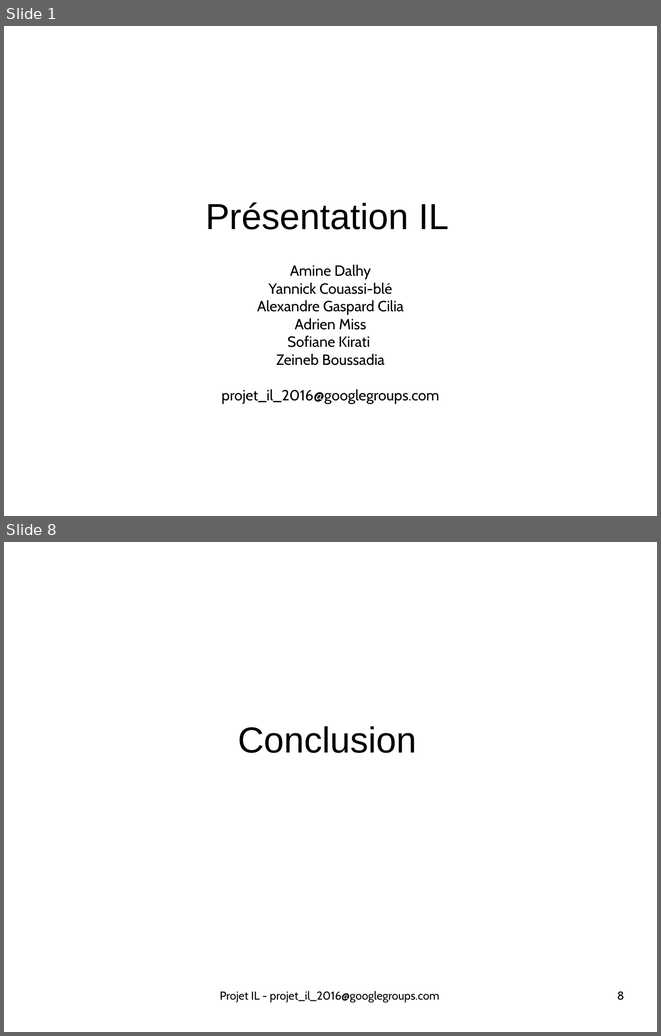
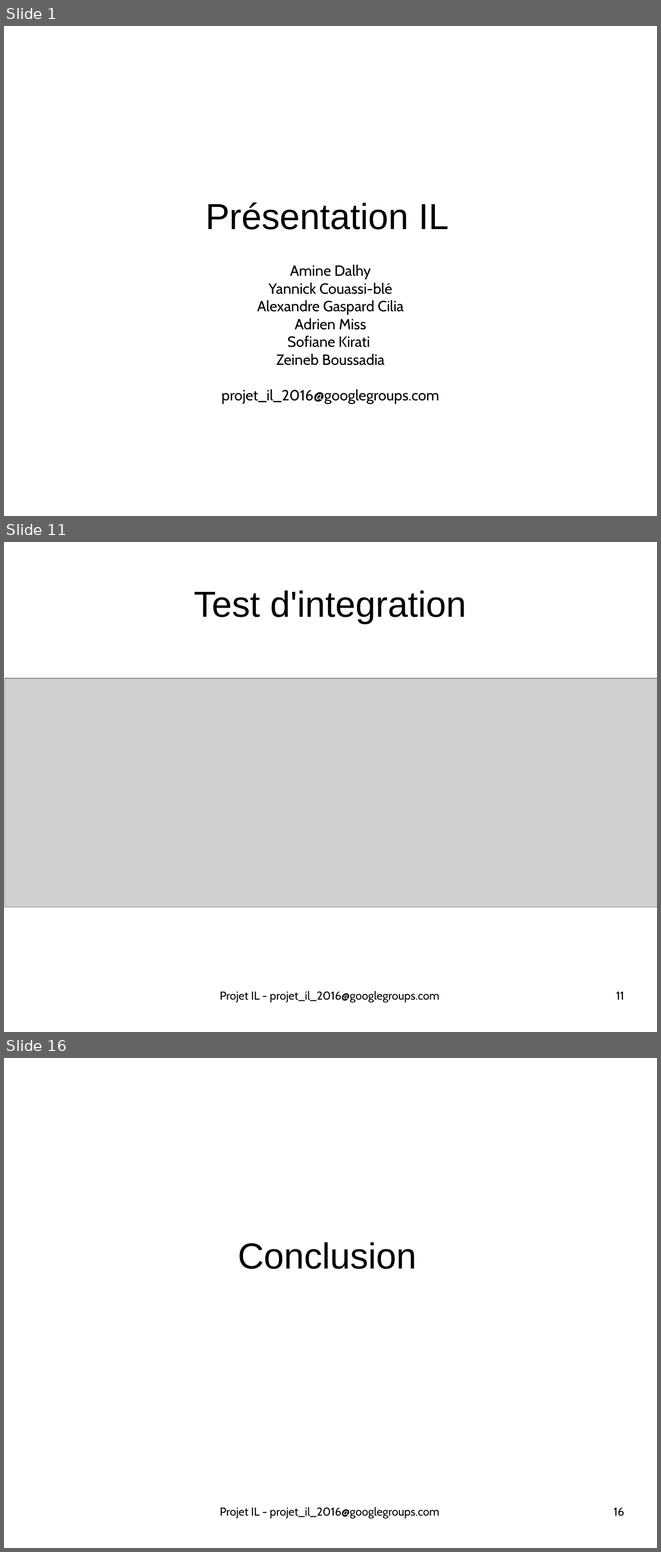
Before and after one commit to ScreachFr/ecours_DMCSBG, a slide deck: presentation_conception.odp. Shown one above the other, each under a label of ours: slides 1 and 8 before the commit, slides 1, 11 and 16 after it; the slides between them are not shown. The pictures are 661x1036 and 661x1552 pixels, drawn with LibreOffice and Linux fonts; fonts in the diff are those of the drawing; grey boxes stand for pictures. Boxes give left, top, right and bottom in pixels: in the first picture for what was removed or moved away, otherwise in the second. Text is boxed around its words. In the diff, an @@ line names an element or a change of style, - is before the commit and + after.

```diff
--- a/presentation_conception.odp
+++ b/presentation_conception.odp
@@ slide 11 added at box(4, 542, 657, 1032), background #FFFFFF @@
@@ title added at box(194, 590, 467, 623), 44 pt, text #000000 @@
+Test d'integration
@@ picture added at box(5, 678, 657, 907) @@
@@ text added at box(220, 990, 439, 1003), 14 pt, text #000000 @@
+Projet IL - projet_il_2016@googlegroups.com
@@ page number added at box(616, 991, 624, 999), 14 pt, text #000000 @@
+11
@@ what was slide 8 is now slide 16 @@
@@ page number at box(614, 1507, 624, 1516): text changed @@
-8
+16
```
Also in this commit, not shown: 7 slides changed, 6 other slides added, 9 other files.
